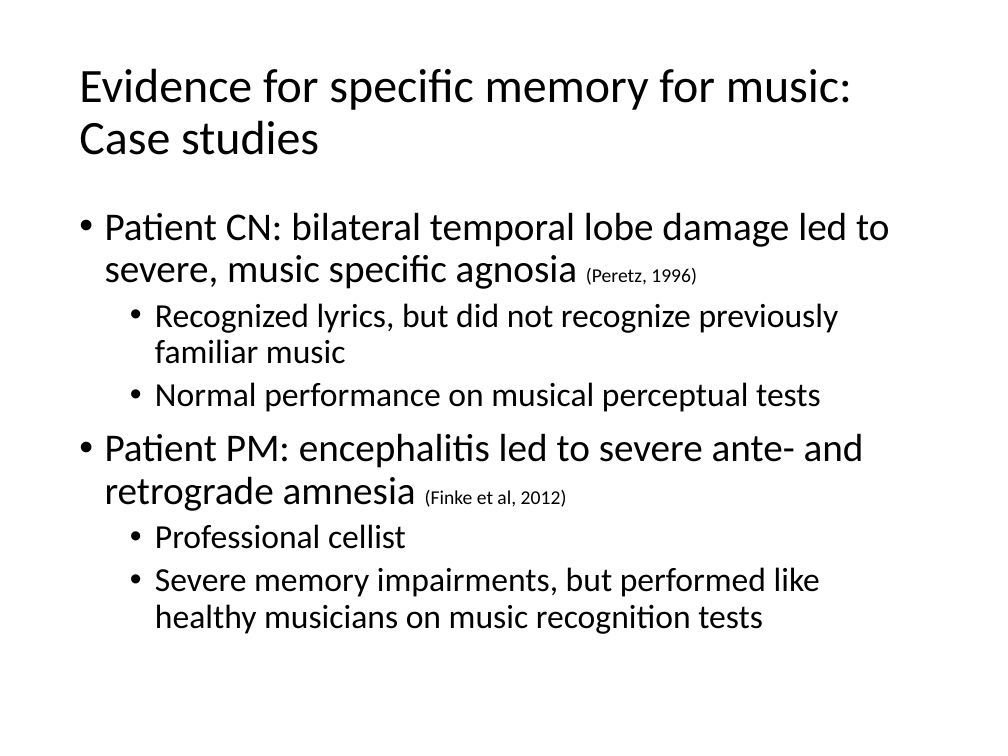
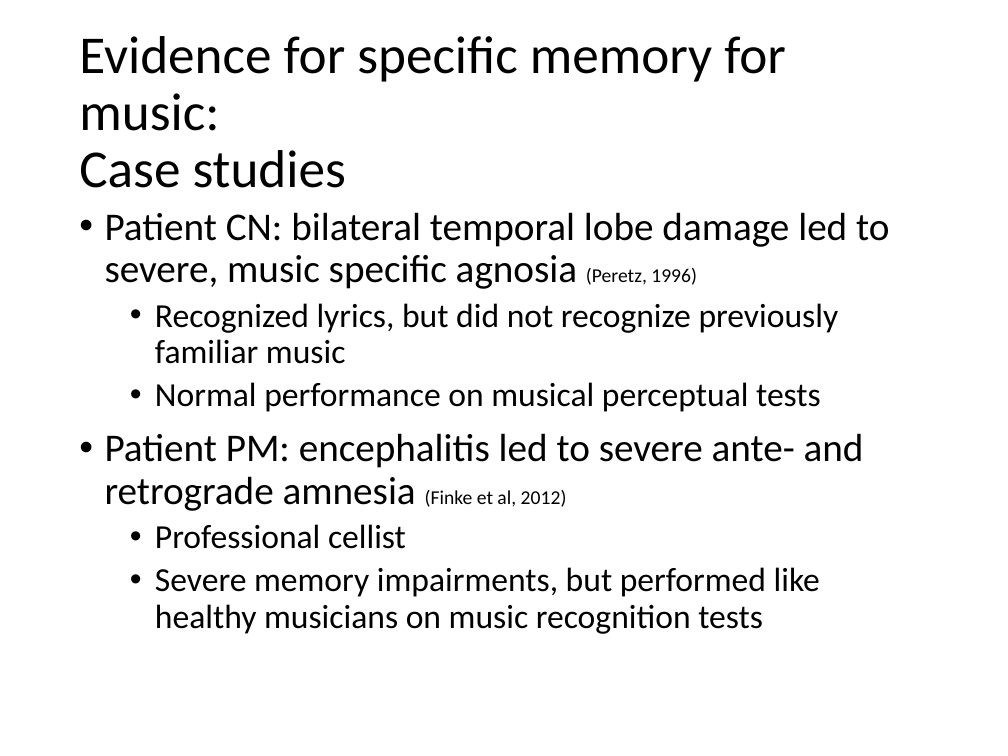
Before and after one commit to asternin/PhDProject, a slide deck: slide 2 of Meetings/2017.05.10-Grahn+KohlerPresentation.pptx. Drawn at 1008x756 pixels with LibreOffice and Linux fonts; fonts in the diff are those of the drawing. Boxes give left, top, right and bottom in pixels: in the first picture for what was removed or moved away, otherwise in the second. Text is boxed around its words. In the diff, an @@ line names an element or a change of style, - is before the commit and + after.

```diff
--- a/Meetings/2017.05.10-Grahn+KohlerPresentation.pptx
+++ b/Meetings/2017.05.10-Grahn+KohlerPresentation.pptx
@@ title "Evidence for specific memory for ..." at (79,36,786,188): size 34.2 to 38 pt @@
```
Also in this commit, not shown: 8 other slides changed, 15 other files.
